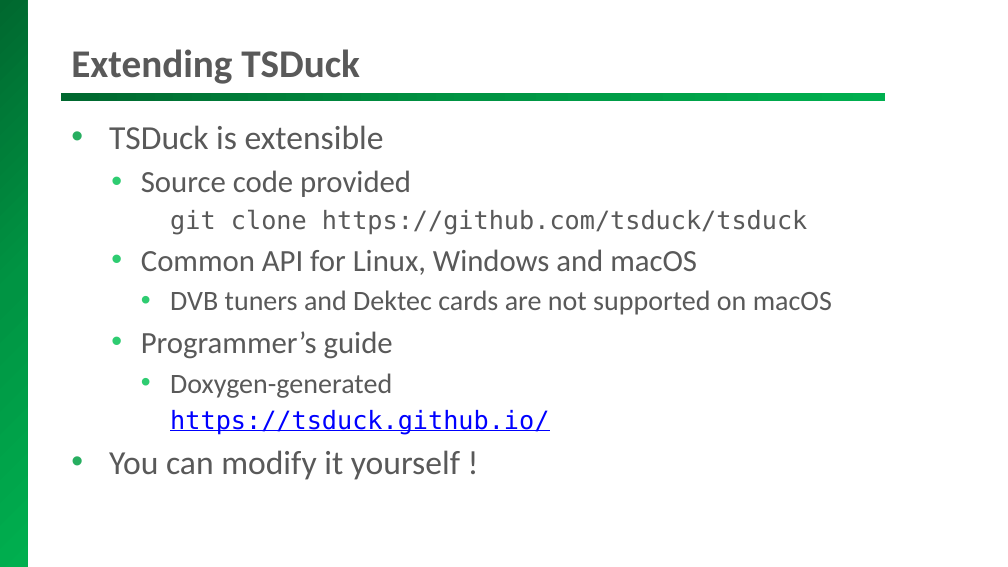
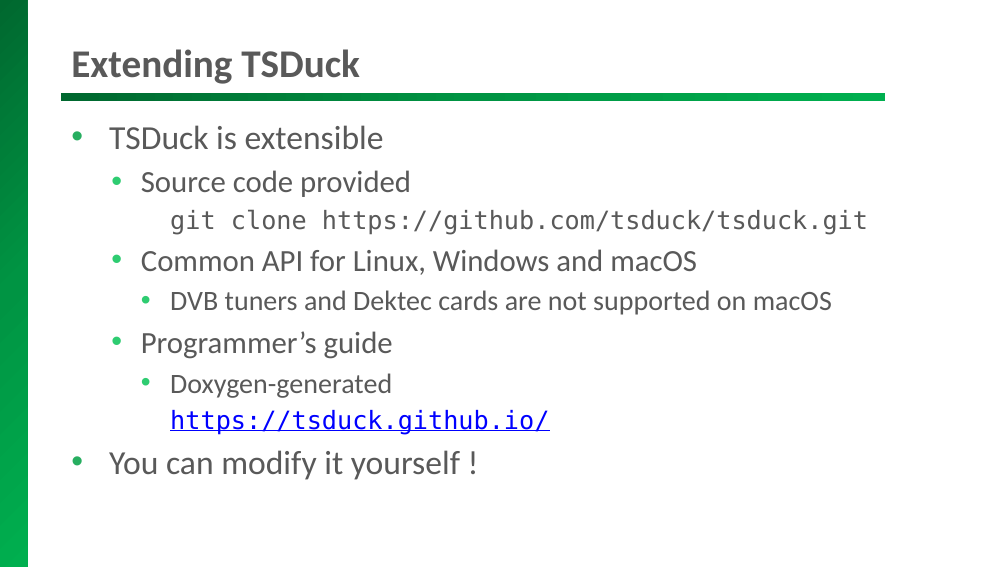
Before and after one commit to tsduck/tsduck, a slide deck: slide 24 of doc/tsduck-presentation.pptx. Drawn at 1008x567 pixels with LibreOffice and Linux fonts; fonts in the diff are those of the drawing; background and template pictures are left out. Boxes give left, top, right and bottom in pixels: in the first picture for what was removed or moved away, otherwise in the second. Text is boxed around its words. In the diff, an @@ line names an element or a change of style, - is before the commit and + after.

Commit message:
Fixed typo in presentation

```diff
--- a/doc/tsduck-presentation.pptx
+++ b/doc/tsduck-presentation.pptx
@@ text at <box>170,209,868,235</box>: text changed @@
-      git clone https://github.com/tsduck/tsduck
+      git clone https://github.com/tsduck/tsduck.git
```
Also in this commit, not shown: 1 other slide changed, 1 other file.
